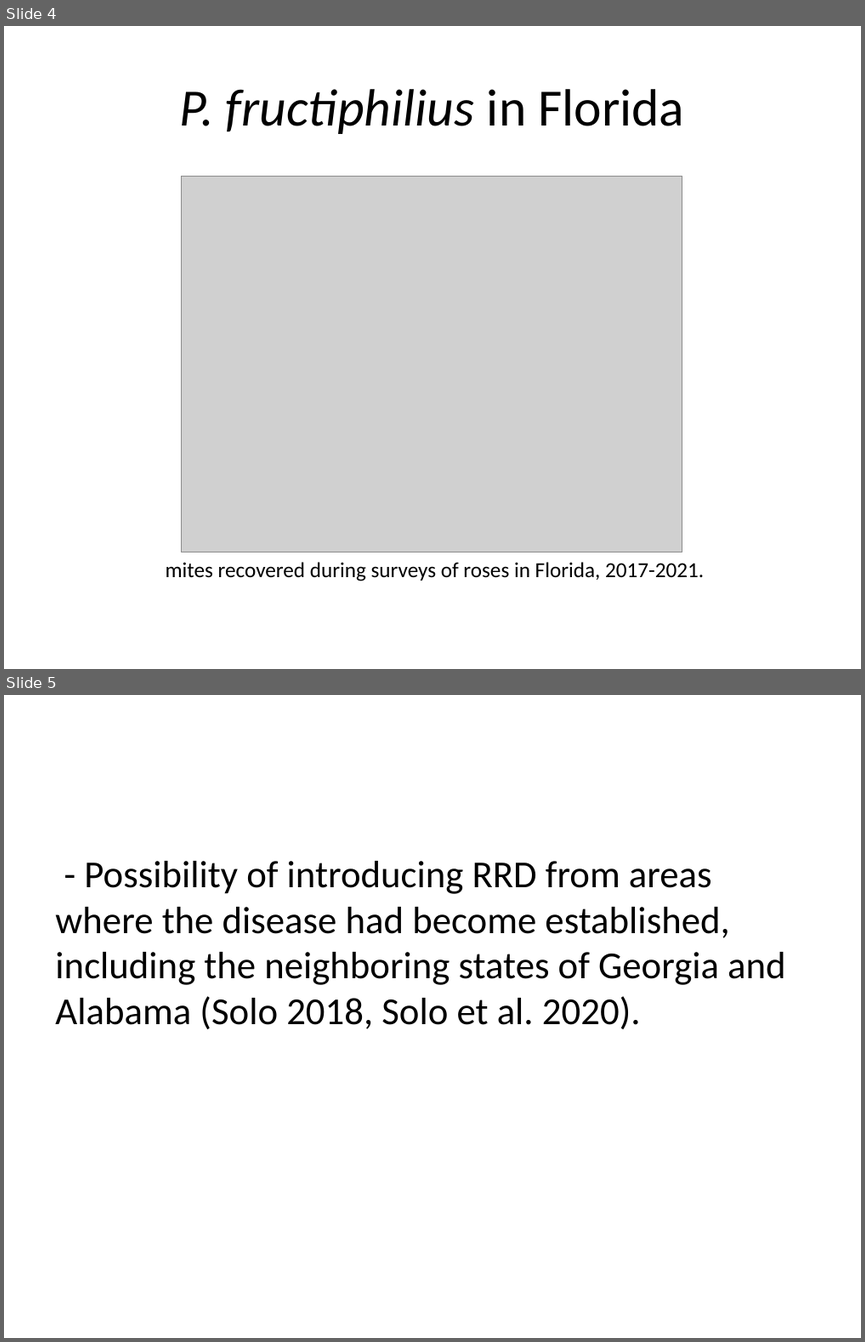
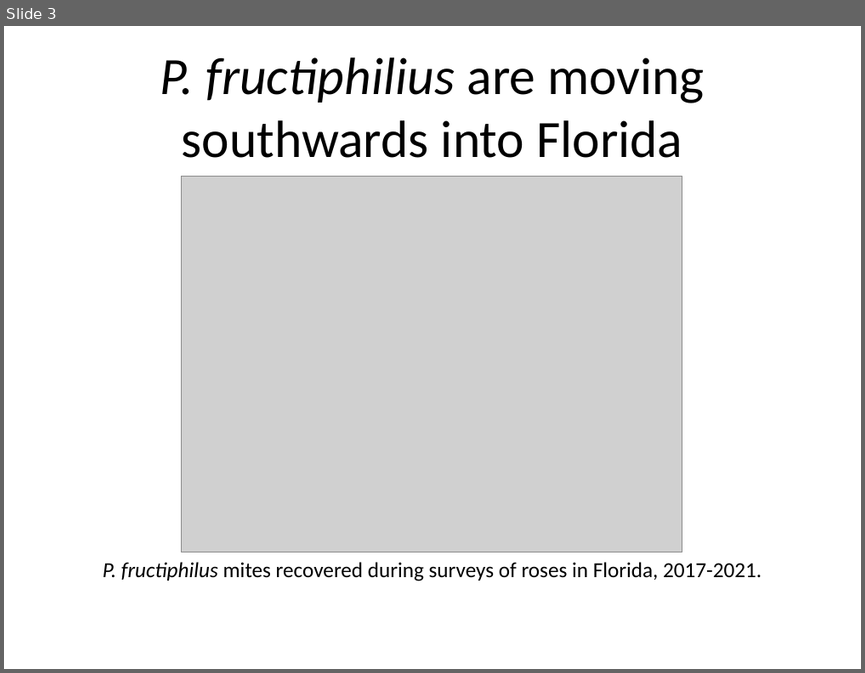
Before and after one commit to fiferworks/conference-presentations, a slide deck: asa-presentation-2021-denver.pptx. Shown one above the other, each under a label of ours: slides 4 and 5 before the commit, slide 3 after it. The pictures are 865x1342 and 865x673 pixels, drawn with LibreOffice and Linux fonts; fonts in the diff are those of the drawing; grey boxes stand for pictures. Boxes give left, top, right and bottom in pixels: in the first picture for what was removed or moved away, otherwise in the second. Text is boxed around its words. In the diff, an @@ line names an element or a change of style, - is before the commit and + after.

```diff
--- a/asa-presentation-2021-denver.pptx
+++ b/asa-presentation-2021-denver.pptx
@@ slide 5 removed at (4,695,861,1338), background #FFFFFF @@
@@ text removed at (55,861,786,1029) @@
-- Possibility of introducing RRD from areas where the disease had become established, including the neighboring states of Georgia and Alabama (Solo 2018, Solo et al. 2020).
@@ what was slide 4 is now slide 3 @@
@@ slide 3 changed as well @@
@@ title at (160,57,704,158): text changed; italic off @@
-P. fructiphilius in Florida
+P. fructiphilius are moving southwards into Florida
@@ text at (103,562,761,581): text changed @@
-mites recovered during surveys of roses in Florida, 2017-2021.
+P. fructiphilus mites recovered during surveys of roses in Florida, 2017-2021.
```
Also in this commit, not shown: 3 other slides changed, 1 slide added, 28 other slides removed, 56 other files.
